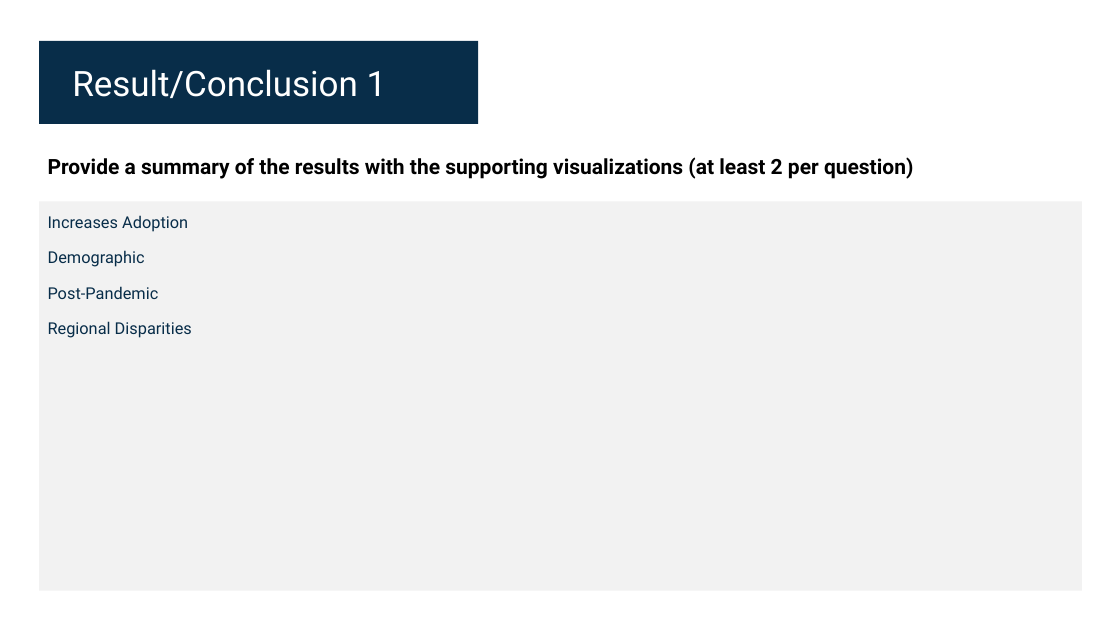
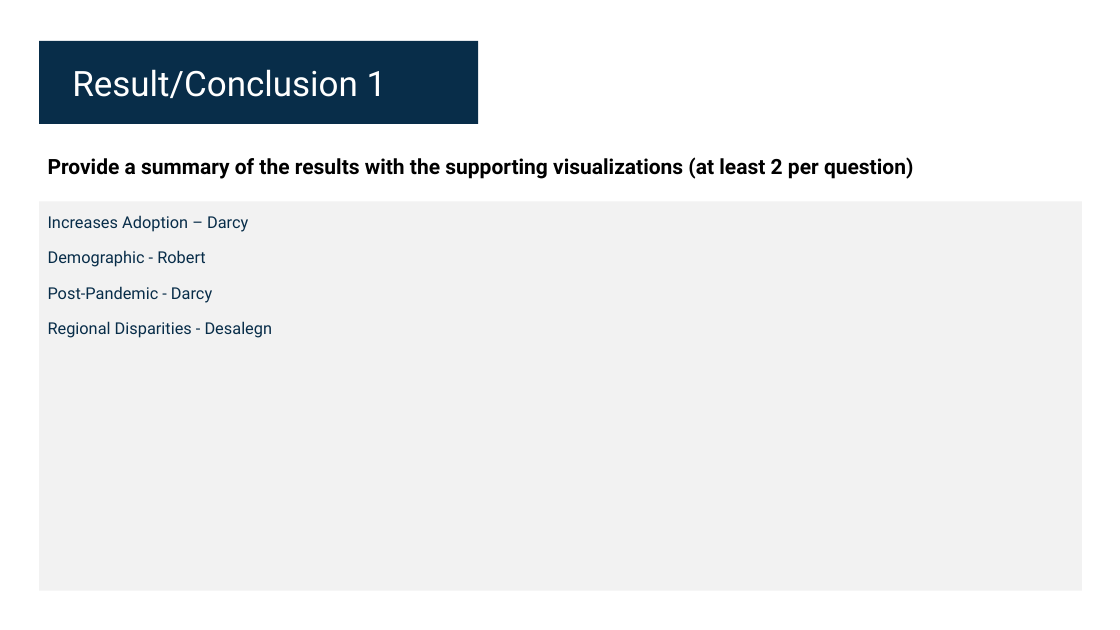
Before and after one commit to DarcyMae/Telehealth_Trends_Project, a slide deck: slide 6 of AI_Bootcamp_Project_RobertRodriguez.pptx. Drawn at 1120x630 pixels with LibreOffice and Linux fonts; fonts in the diff are those of the drawing. Boxes give left, top, right and bottom in pixels: in the first picture for what was removed or moved away, otherwise in the second. Text is boxed around its words. In the diff, an @@ line names an element or a change of style, - is before the commit and + after.

```diff
--- a/AI_Bootcamp_Project_RobertRodriguez.pptx
+++ b/AI_Bootcamp_Project_RobertRodriguez.pptx
@@ text at box(48, 215, 273, 338): text changed @@
-Increases Adoption
-Demographic
-Post-Pandemic
-Regional Disparities
+Increases Adoption – Darcy
+Demographic - Robert
+Post-Pandemic - Darcy
+Regional Disparities - Desalegn
```
Also in this commit, not shown: 7 other slides changed.
